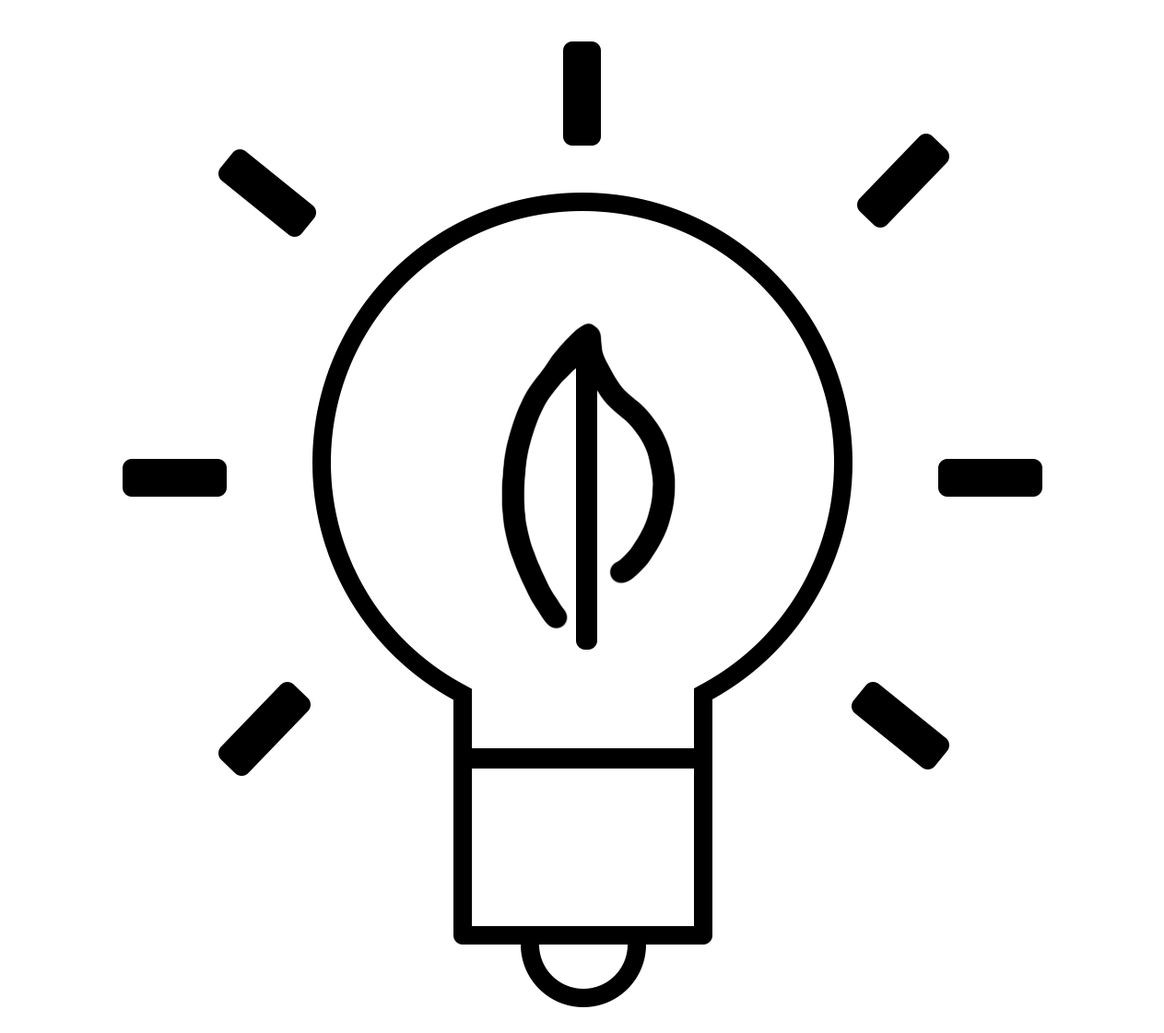
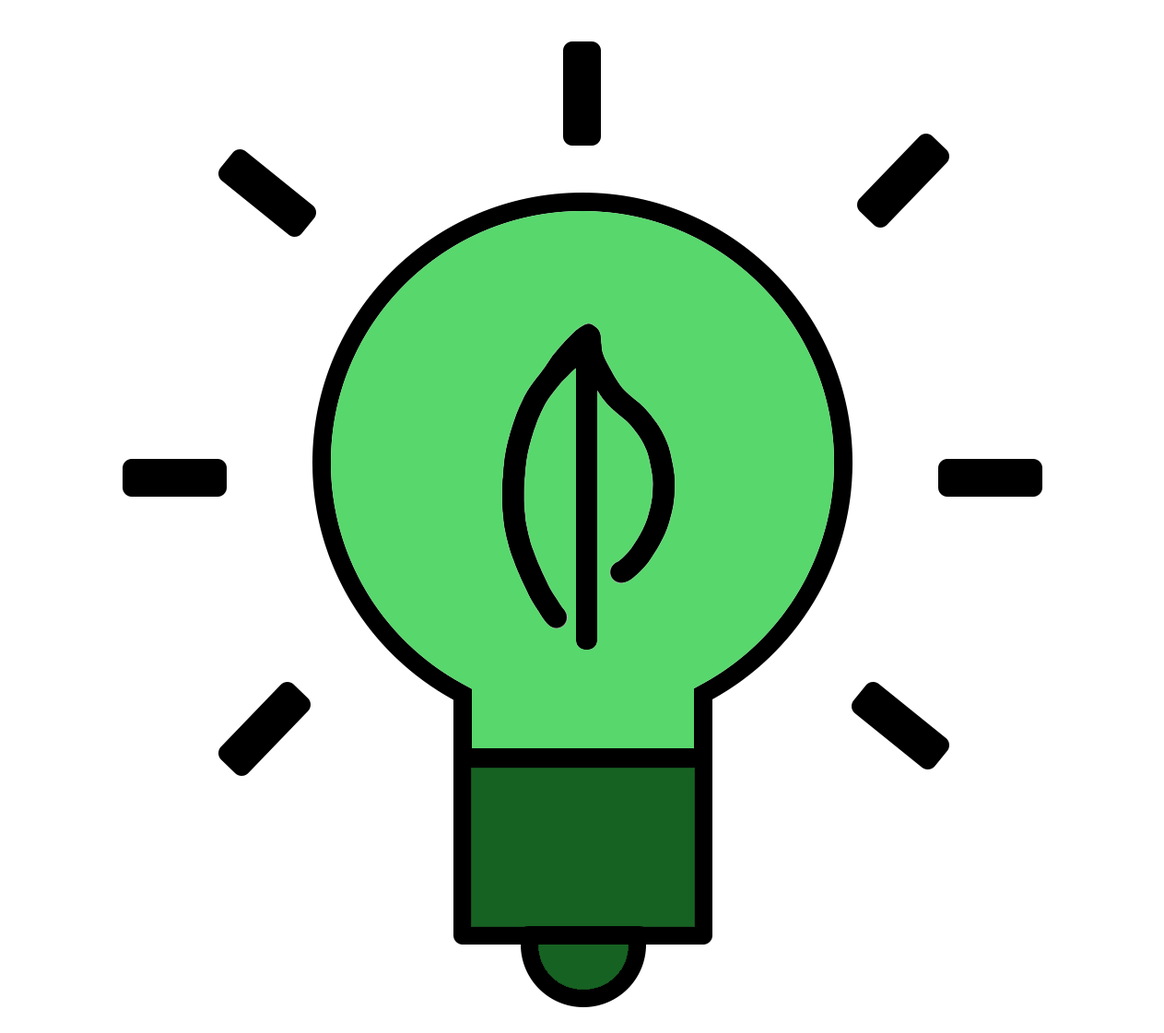
Two versions of the same layered image (1164 × 1033). Layer-by-layer changes:
painted on "Abgerundetes Rechteck 1" over left=330, top=211, right=835, bottom=991
